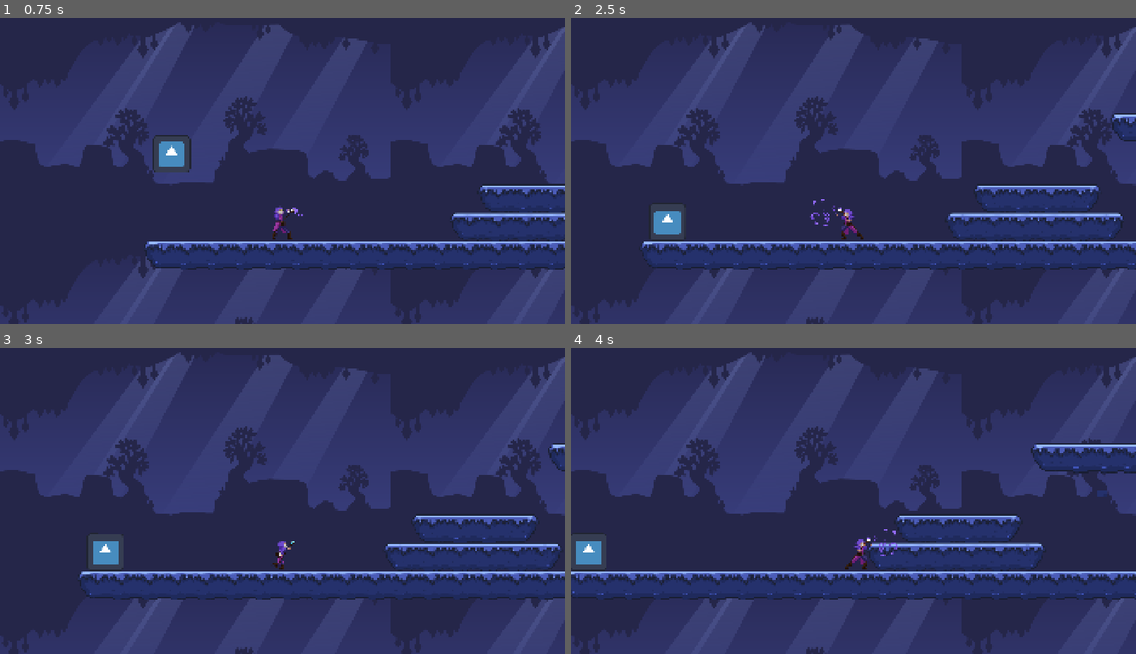
Above: before the commit, frames 1-4 (two rows, left to right).
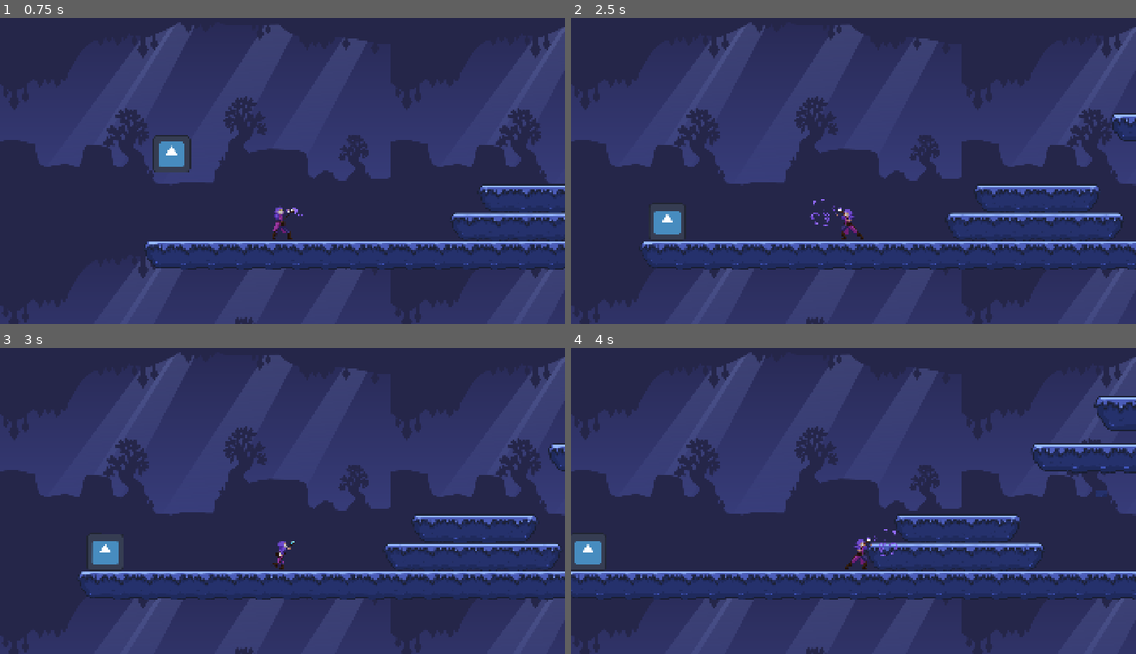
Above: after the commit, the same moments.

Repository: Jarifk/Lab-3-Intro-to-Video-Game-Design
Game: Godot game, scene res://main.tscn
Same seed, same stepped clock (60 frames per second), same inputs: the game is played once before the commit and once after it. The engine's default icon, where the game draws it, is replaced by a stand-in: a white triangle on a blue panel in a dark square.
Inputs:
- Up to frame 1 (0.75 s): tap Enter (ui_accept) at 0.5 s; hold Right (ui_right) from 0.53 s (still down)
- Up to frame 2 (2.5 s): tap Enter (ui_accept) at 0.77, 1.52 s; release Right (ui_right) at 2.03 s; hold Left (ui_left) from 2.03 s (still down)
- Up to frame 3 (3 s): release Left (ui_left) at 2.78 s; hold Right (ui_right) from 2.78 s (still down)
- Up to frame 4 (4 s): keep holding Right (ui_right); tap Enter (ui_accept) at 3.02, 3.77 s

Frame 1 is identical in both runs. In frame 2, 0.2% of the frame differs, in the area x 14-99%, y 32-83%; in frame 3, 0.2%; in frame 4, 1.6%, in the area x 0-100%, y 15-83%.

Commit message:
edited moving platform

Diff:
--- a/2d-game/main.tscn
+++ b/2d-game/main.tscn
@@ -3,6 +3,7 @@
 [ext_resource type="PackedScene" uid="uid://dyhpadl73reqf" path="res://levelroot.tscn" id="1_0xm2m"]
 [ext_resource type="PackedScene" uid="uid://bqy5e6flrombo" path="res://bot.tscn" id="2_h2yge"]
 [ext_resource type="PackedScene" uid="uid://6f7jdt42tbxi" path="res://player.tscn" id="3_h2yge"]
+[ext_resource type="PackedScene" uid="uid://cmacnjpvgy10x" path="res://moving_platform.tscn" id="4_1bvp3"]
 
 [node name="main" type="Node2D" unique_id=1426000851]
 
@@ -12,3 +13,6 @@
 
 [node name="Player" parent="." unique_id=47756695 instance=ExtResource("3_h2yge")]
 position = Vector2(173, -119)
+
+[node name="movingPlatform" parent="." unique_id=998112140 instance=ExtResource("4_1bvp3")]
+position = Vector2(1658, 27)
--- a/2d-game/moving_platform.tscn
+++ b/2d-game/moving_platform.tscn
@@ -9,7 +9,7 @@
 tracks/0/type = "value"
 tracks/0/imported = false
 tracks/0/enabled = true
-tracks/0/path = NodePath(".:position")
+tracks/0/path = NodePath("AnimatableBody2D:position")
 tracks/0/interp = 1
 tracks/0/loop_wrap = true
 tracks/0/keys = {
@@ -26,7 +26,7 @@
 tracks/0/type = "value"
 tracks/0/imported = false
 tracks/0/enabled = true
-tracks/0/path = NodePath(".:position")
+tracks/0/path = NodePath("AnimatableBody2D:position")
 tracks/0/interp = 1
 tracks/0/loop_wrap = true
 tracks/0/keys = {
@@ -42,22 +42,22 @@
 &"move": SubResource("Animation_oaxfr")
 }
 
-[node name="movingPlatform" type="AnimatableBody2D" unique_id=1492526957]
+[node name="movingPlatform" type="Node2D" unique_id=998112140]
 
-[node name="Node2D" type="Node2D" parent="." unique_id=1778557845]
+[node name="AnimatableBody2D" type="AnimatableBody2D" parent="." unique_id=797066808]
 
-[node name="platformLeft" type="Sprite2D" parent="Node2D" unique_id=992739673]
+[node name="platformLeft" type="Sprite2D" parent="AnimatableBody2D" unique_id=992739673]
 texture = ExtResource("1_f8lbu")
 
-[node name="platformMiddle" type="Sprite2D" parent="Node2D" unique_id=1769206427]
+[node name="platformMiddle" type="Sprite2D" parent="AnimatableBody2D" unique_id=1769206427]
 position = Vector2(122, 0)
 texture = ExtResource("2_oaxfr")
 
-[node name="platformRight" type="Sprite2D" parent="Node2D" unique_id=829826713]
+[node name="platformRight" type="Sprite2D" parent="AnimatableBody2D" unique_id=829826713]
 position = Vector2(246, 0)
 texture = ExtResource("3_n0cw3")
 
-[node name="CollisionPolygon2D" type="CollisionPolygon2D" parent="." unique_id=1707777254]
+[node name="CollisionPolygon2D" type="CollisionPolygon2D" parent="AnimatableBody2D" unique_id=1707777254]
 position = Vector2(-1, 0)
 polygon = PackedVector2Array(298, -57, -47, -57, -59, -29, -22, 40, 10, 52, 248, 54, 272, 37, 311, -27)
 
